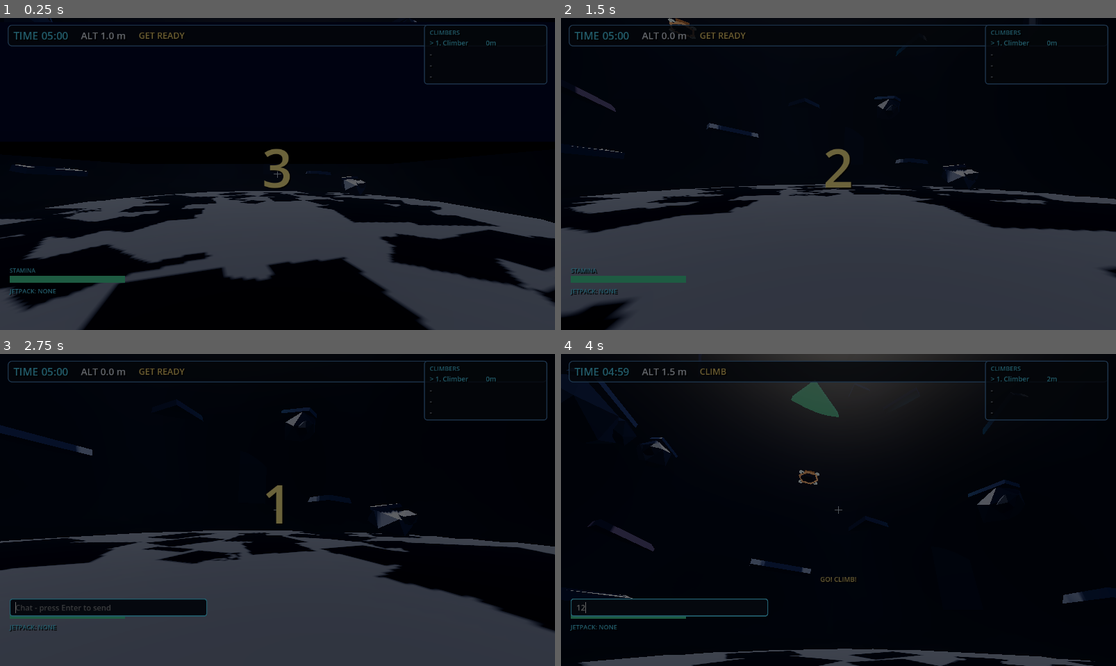
Above: before the commit, frames 1-4 (two rows, left to right).
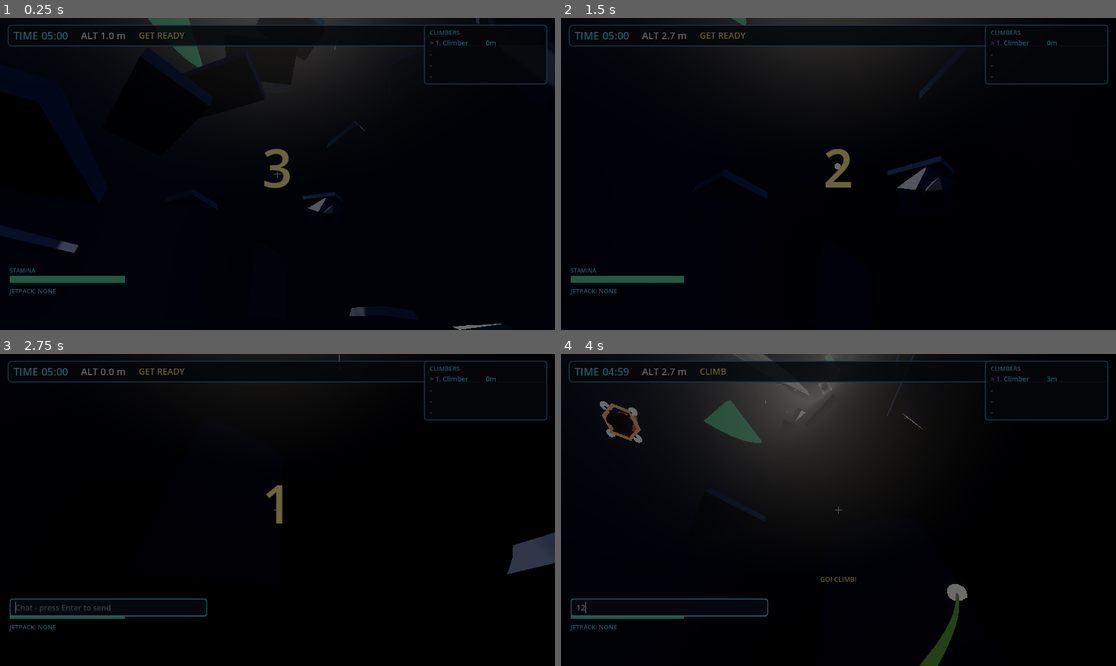
Above: after the commit, the same moments.

Repository: peakbuild112000/Project1
Game: Godot game, scene res://scenes/game.tscn
Same seed, same stepped clock (60 frames per second), same inputs: the game is played once before the commit and once after it. This scene is started directly instead of the project's main scene.
Inputs (mouse positions are in pixels of both pictures, inside the frame that each line leads up to):
- Up to frame 1 (0.25 s): no input
- Up to frame 2 (1.5 s): tap Enter (ui_accept) at 0.5 s; move the mouse to (866, 174) at 0.52 s; hold W (move_forward) from 0.53 s (still down); click (866, 174) at 0.6 s; tap Space (jump) at 0.77 s; move the mouse to (810, 174) at 1.27 s; right-click (810, 174) at 1.35 s
- Up to frame 3 (2.75 s): keep holding W (move_forward); tap Space (jump) at 1.52 s; move the mouse to (288, 503) at 2.02 s; hold T (chat) from 2.03 s (still down)
- Up to frame 4 (4 s): release W (move_forward) at 2.75 s; release T (chat) at 2.75 s; click (672, 606) at 2.77 s; type "12" at 2.85 s; drag from (810, 572) to (672, 463) at 3.52 s

The runs differ from the first frame. In frame 1, 25% of the frame differs, in the area x 0-100%, y 0-100%; in frame 2, 41%; in frame 3, 32%; in frame 4, 9.4%.

Commit message:
Spawn racers at the exact base centre inside a climbable shaft

Diff:
--- a/scripts/game/level_generator.gd
+++ b/scripts/game/level_generator.gd
@@ -17,6 +17,7 @@
 const MOUNTAIN_CENTER_Z := 16.0
 const MOUNTAIN_BASE_RADIUS := 19.0
 const MOUNTAIN_GRID := 49
+const SHAFT_RADIUS := 5.0
 const MODEL_TRAMPOLINE := "res://assets/models/trampoline.glb"
 const MODEL_JETPACK := "res://assets/models/jetpack.glb"
 const MODEL_ROCK := "res://assets/models/rock.glb"
@@ -67,6 +68,7 @@
 	_build_base()
 	_build_mountain_surface()
 	_build_start_holds()
+	_build_shaft_route()
 	_build_mountain_routes()
 	_build_difficult_pillar()
 	_build_rocks()
@@ -162,13 +164,18 @@
 
 func _build_base() -> void:
 	_add_box(Vector3(0, -0.5, MOUNTAIN_CENTER_Z), Vector3(52, 3, 52), _base_material)
-	# Small flat pad at the very bottom and horizontal centre of the mountain.
-	# The four slots are clustered around x = 0 so everybody starts in the middle.
-	var pad := _add_box(Vector3(0, 2.0, -1.0), Vector3(8.0, 0.4, 3.0), _accent_material)
+	# Flat pad at the exact horizontal centre of the mountain base. The crater
+	# floor in _height_at() makes this the lowest point inside the mountain.
+	var pad := _add_box(Vector3(0, 2.0, MOUNTAIN_CENTER_Z), Vector3(10.0, 0.4, 10.0), _accent_material)
 	pad.name = "StartPad"
-	var x_positions: Array[float] = [-1.5, -0.5, 0.5, 1.5]
-	for x in x_positions:
-		spawn_points.append(Vector3(x, 3.05, -1.0))
+	var offsets: Array[Vector3] = [
+		Vector3(-1.2, 0.0, -1.2),
+		Vector3(-0.4, 0.0, 0.4),
+		Vector3(0.4, 0.0, -0.4),
+		Vector3(1.2, 0.0, 1.2),
+	]
+	for offset in offsets:
+		spawn_points.append(Vector3(offset.x, 3.05, MOUNTAIN_CENTER_Z + offset.z))
 
 
 func _build_start_holds() -> void:
@@ -187,6 +194,22 @@
 				Vector3(3.0, 0.4, 1.5), _accent_material
 			)
 			rest.name = "EntranceRest_%d" % i
+
+
+func _build_shaft_route() -> void:
+	## The spawn is inside the mountain, so a spiral of grips climbs the central
+	## shaft from the base pad all the way to the summit platform.
+	for i in range(56):
+		var y := 4.0 + float(i) * 2.5
+		var angle := float(i) * 0.42
+		var radius := 3.7
+		var pos := Vector3(cos(angle) * radius, y, MOUNTAIN_CENTER_Z + sin(angle) * radius)
+		var rotation := Vector3(0.0, angle - PI * 0.5, 0.0)
+		var body := _add_box(pos, Vector3(3.2, 0.45, 1.8), _hold_material, null, rotation)
+		body.name = "ShaftHold_%d" % i
+		if i % 6 == 5:
+			var rest := _add_box(pos + Vector3(0.0, 0.4, 0.0), Vector3(3.0, 0.4, 2.2), _accent_material, null, rotation)
+			rest.name = "ShaftRest_%d" % i
 
 
 func _entrance_z_for_height(x: float, target_y: float) -> float:
@@ -220,6 +243,10 @@
 	height = lerpf(height, 1.0, start_band * start_width)
 	if distance < 2.6:
 		height = lerpf(height, SUMMIT_Y, clampf((2.6 - distance) / 2.6, 0.0, 1.0))
+	# Carve the central shaft: the exact base centre is the lowest point, with
+	# a spiral of holds from there up to the summit platform.
+	var shaft := 1.0 - smoothstep(SHAFT_RADIUS - 1.0, SHAFT_RADIUS + 1.0, distance)
+	height = lerpf(height, 1.0, shaft)
 	return maxf(1.0, height)
 
 
--- a/scripts/player/player_camera.gd
+++ b/scripts/player/player_camera.gd
@@ -14,6 +14,9 @@
 ## The racers start on the near side of the mountain, so spawn facing +Z toward
 ## the summit instead of the empty space behind the start pad.
 const START_YAW := PI
+## Racers start at the base centre, directly under the summit, so the view
+## begins tilted up toward the first grips of the central shaft.
+const START_PITCH_DEG := 35.0
 
 var pitch_deg: float = 0.0
 var yaw_rad: float = 0.0
@@ -38,19 +41,21 @@
 	if camera != null:
 		camera.current = local
 	if local:
-		pitch_deg = 0.0
+		pitch_deg = START_PITCH_DEG
 		yaw_rad = START_YAW
 		rotation = Vector3(0.0, yaw_rad, 0.0)
+		if camera != null:
+			camera.rotation_degrees.x = pitch_deg
 		if global_position.distance_squared_to(_desired_position()) > 625.0:
 			global_position = _desired_position()
 		Input.set_mouse_mode(Input.MOUSE_MODE_CAPTURED)
 	else:
-		pitch_deg = 0.0
+		pitch_deg = START_PITCH_DEG
 		yaw_rad = START_YAW
 		rotation = Vector3(0.0, yaw_rad, 0.0)
 		if camera != null:
 			camera.position = Vector3.ZERO
-			camera.rotation_degrees.x = 0.0
+			camera.rotation_degrees.x = pitch_deg
 
 
 func get_camera() -> Camera3D:
--- a/tests/climb_game_smoke.gd
+++ b/tests/climb_game_smoke.gd
@@ -88,10 +88,11 @@
 	for slot in range(4):
 		var spawn: Vector3 = level_node.call("get_spawn_point", slot)
 		check(absf(spawn.y - 3.05) <= 0.01, "Spawn slot %d is not on the flat start pad" % slot)
-		check(absf(spawn.z + 1.0) <= 0.01, "Spawn slot %d is not at the bottom of the mountain" % slot)
+		check(absf(spawn.z - 16.0) <= 1.3, "Spawn slot %d is not at the mountain centre" % slot)
 		check(absf(spawn.x) <= 1.5, "Spawn slot %d is not centred on the mountain" % slot)
-		check(sqrt(spawn.x * spawn.x + (spawn.z - 16.0) * (spawn.z - 16.0)) < 19.0, "Spawn slot %d is not on the mountain" % slot)
+		check(sqrt(spawn.x * spawn.x + (spawn.z - 16.0) * (spawn.z - 16.0)) <= 2.0, "Spawn slot %d is not at the exact base centre" % slot)
 		check(float(level_node.call("_height_at", spawn.x, spawn.z)) <= 1.2, "Start pad slot %d sits on a slope" % slot)
+		check(absf(float(level_node.call("_height_at", 0.0, 16.0)) - 1.0) <= 0.01, "Mountain base centre is not the lowest point")
 	var last_height := 1.0
 	for step in range(1, 5):
 		var z := float(step) * 2.0
@@ -119,6 +120,19 @@
 		var block_pos: Vector3 = (child as StaticBody3D).position
 		check(not (absf(block_pos.x) < 8.0 and block_pos.z > -2.0 and block_pos.z < 12.0 and block_pos.y < 34.0),
 			"A generated wall blocks the entrance: %s" % child_name)
+	var shaft_holds: Array[Node] = []
+	for child in level_node.get_children():
+		if str(child.name).begins_with("ShaftHold_"):
+			shaft_holds.append(child)
+	check(shaft_holds.size() >= 50, "Central shaft has too few grips")
+	shaft_holds.sort_custom(func(a: Node, b: Node) -> bool:
+		return (a as Node3D).position.y < (b as Node3D).position.y)
+	var shaft_y := 3.05
+	for hold in shaft_holds:
+		var hold_pos: Vector3 = (hold as Node3D).position
+		check(hold_pos.y - shaft_y <= 3.0, "Central shaft has an unreachable vertical gap")
+		shaft_y = hold_pos.y
+	check(shaft_y >= 138.0, "Central shaft does not reach the summit platform")
 
 	game.call("_authorize_item", 1, "jetpack_0")
 	await process_frame
Not shown, changed: docs/DESIGN.md
Not shown, changed: docs/ERRORS.md
